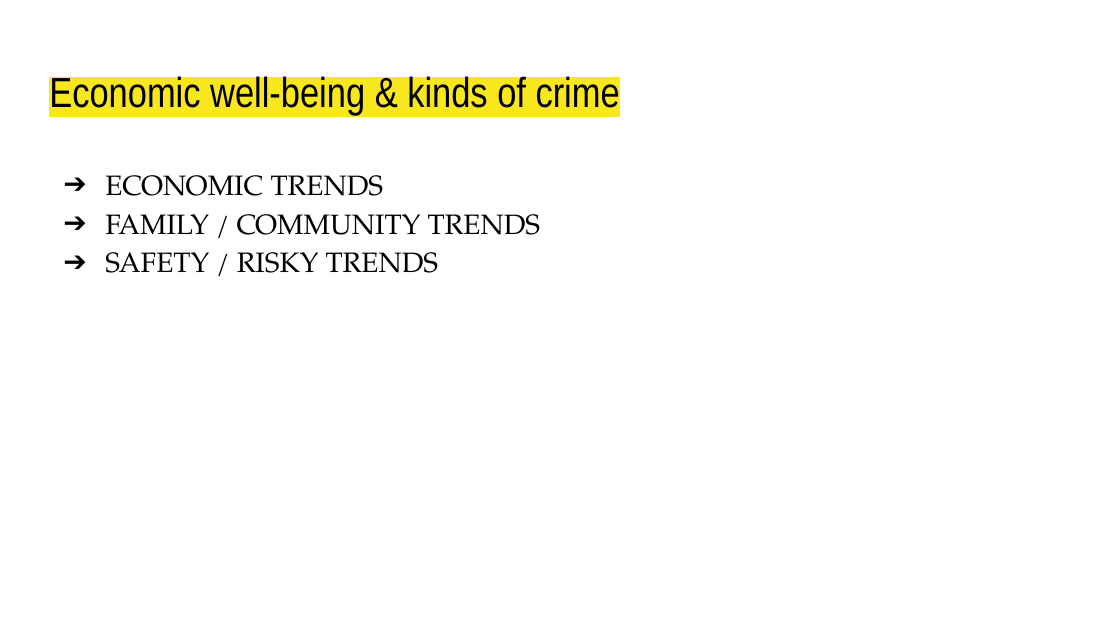
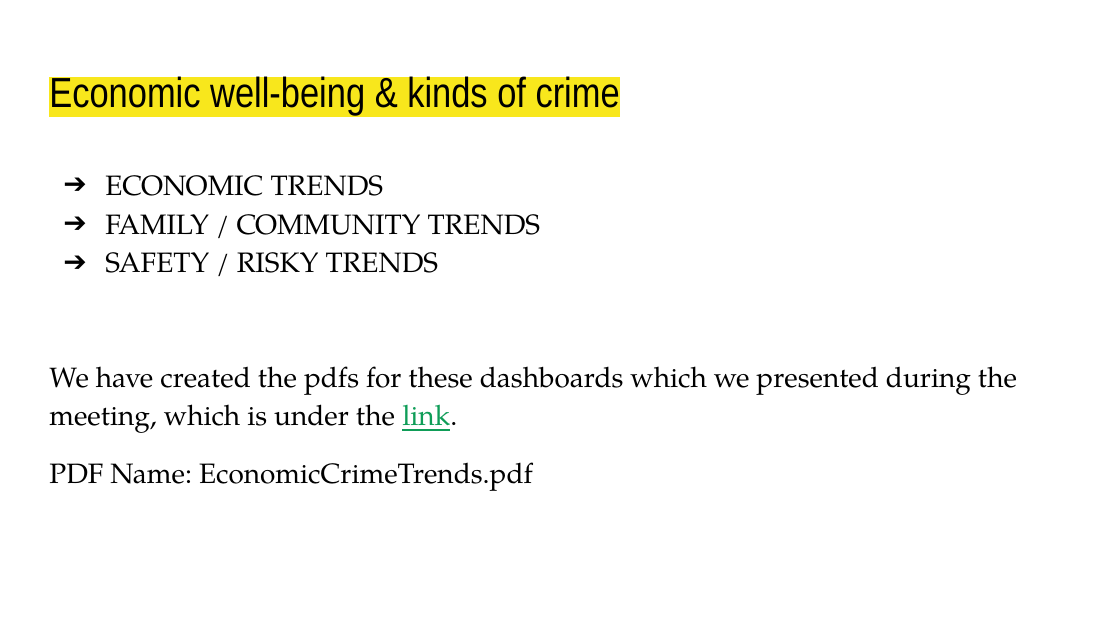
Before and after one commit to BU-Spark/ds-dc-councilor-allen-southwest, a slide deck: slide 4 of spring23-team-1/deliverables/Deliverable 2.pptx. Drawn at 1120x630 pixels with LibreOffice and Linux fonts; fonts in the diff are those of the drawing. Boxes give left, top, right and bottom in pixels: in the first picture for what was removed or moved away, otherwise in the second. Text is boxed around its words. In the diff, an @@ line names an element or a change of style, - is before the commit and + after.

Commit message:
Final pdfs and final ppts

```diff
--- a/spring23-team-1/deliverables/Deliverable 2.pptx
+++ b/spring23-team-1/deliverables/Deliverable 2.pptx
@@ text at box(49, 366, 1017, 491): paragraphs added @@
+We have created the pdfs for these dashboards which we presented during the meeting, which is under the link.
+PDF Name: EconomicCrimeTrends.pdf
```
Also in this commit, not shown: 3 other slides changed, 7 other files.
